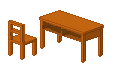
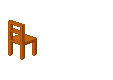
Layered file, before and after one edit (w=113, h=80). Changes by layer:
renamed "图层 1" to "Shadow", hid it over (x1=40, y1=21, x2=103, y2=61)
hid "Table" over (x1=39, y1=10, x2=104, y2=63)
